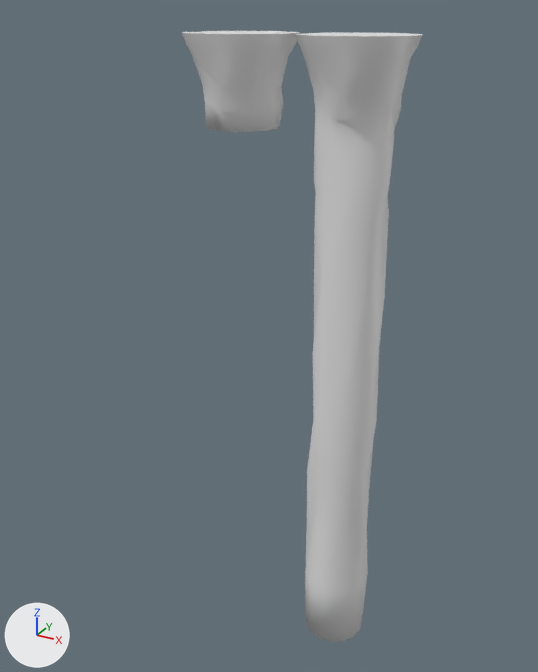
A saved change to the FBX model PartyFpsTactics/Assets/_src/Art/Islands/islands.fbx.
Before and after are seen from a camera (50 mm lens) standing at (99.0, -241.0, 8.0) and looking at (-36.0, 6.0, -116.0). Every picture has the same lights, and +X, +Y and +Z are marked at lower left.

The first picture shows 'IslandHigh', 'IslandTop'.
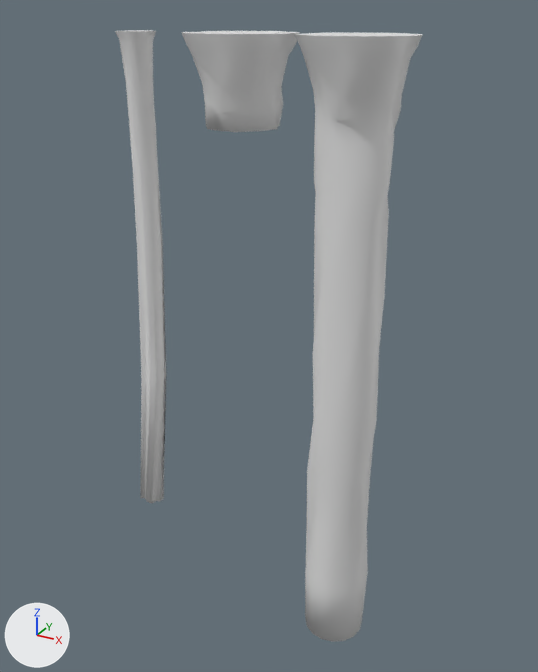
Diff of the bpy script that builds the scene:
```diff
--- a/PartyFpsTactics/Assets/_src/Art/Islands/islands.fbx.py
+++ b/PartyFpsTactics/Assets/_src/Art/Islands/islands.fbx.py
@@ me_cylinder_001 @@
+me_cylinder_001.from_pydata(...)  # 169 vertices, 174 faces; spans x -8.0..8.0, y -11.0..8.0, z -209.0..0.0
@@ ob_islandsmall @@
+ob_islandsmall = bpy.data.objects.new('islandSmall', me_cylinder_001)
+ob_islandsmall.location = (-90.3, 0.0, 0.0)
```

Boxes (x1, y1, x2, y2) around the edits, measured in the pictures (538 x 672 px):
'islandSmall', added
    after: (115, 30, 167, 503)
